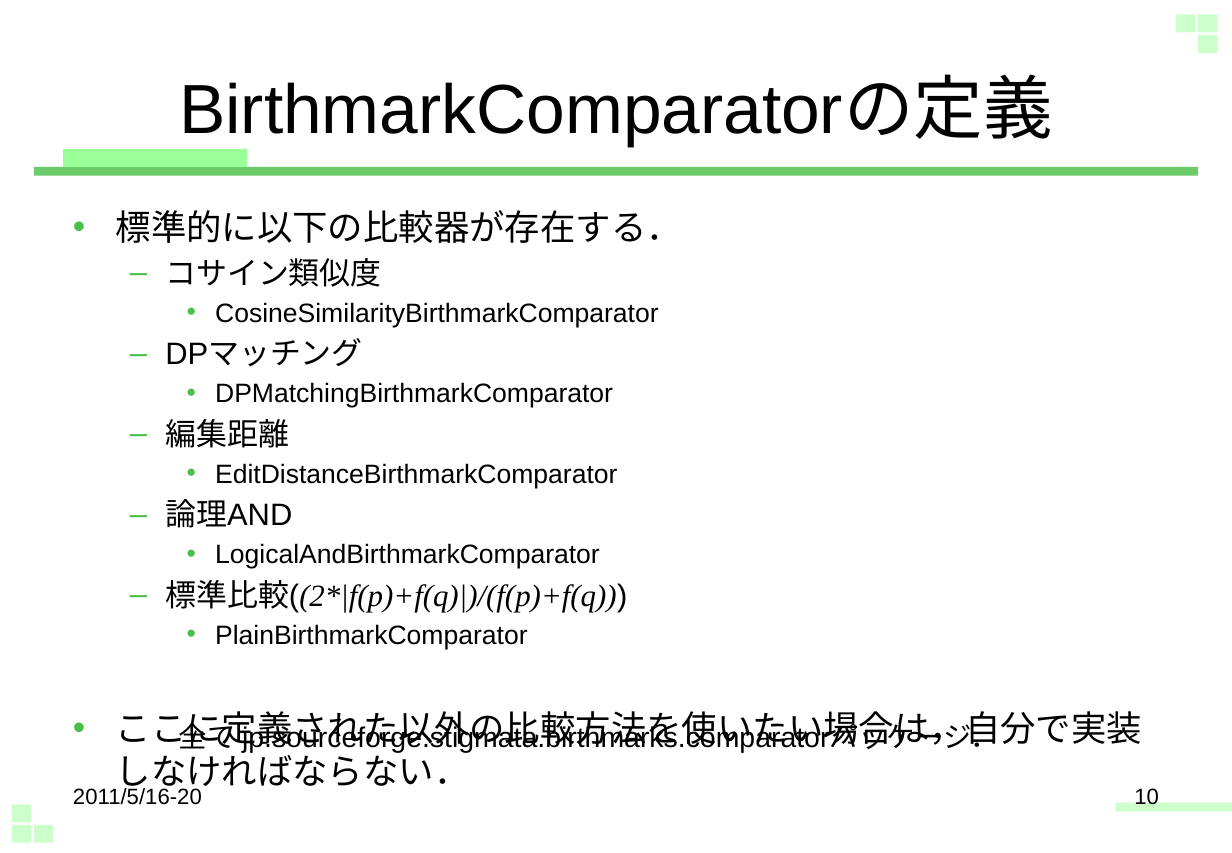
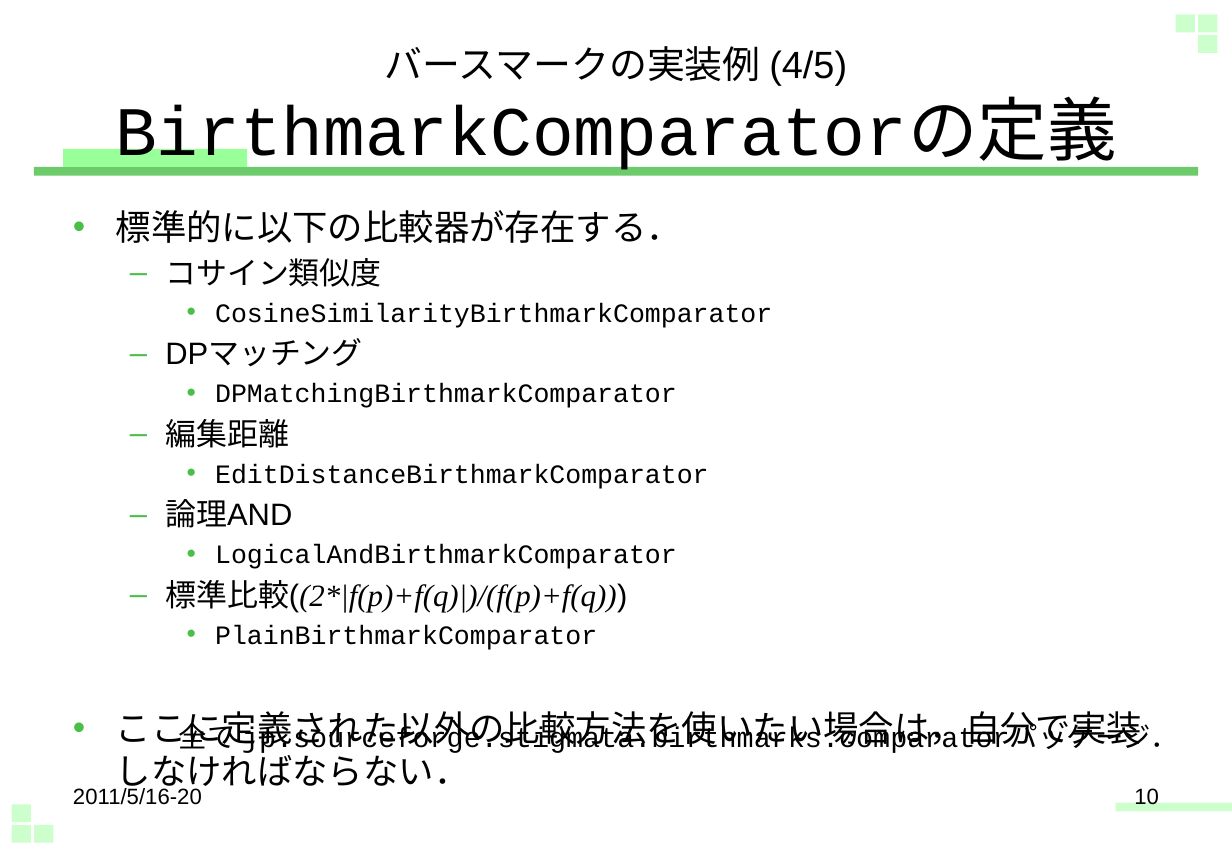
Before and after one commit to zz-fork-repository/jp-stigmata-core, a slide deck: slide 10 of src/docs/extends_stigmata.pptx. Drawn at 1232x853 pixels with LibreOffice and Linux fonts; fonts in the diff are those of the drawing. Boxes give left, top, right and bottom in pixels: in the first picture for what was removed or moved away, otherwise in the second. Text is boxed around its words. In the diff, an @@ line names an element or a change of style, - is before the commit and + after.

```diff
--- a/src/docs/extends_stigmata.pptx
+++ b/src/docs/extends_stigmata.pptx
@@ title at <box>115,46,1117,175</box>: text changed; font Arial to Courier New @@
-BirthmarkComparatorの定義
+バースマークの実装例 (4/5)
+BirthmarkComparatorの定義
@@ text at <box>215,303,772,650</box>: font Arial to Courier New in "CosineSimilarityBirthmarkComparator", "DPMatchingBirthmarkComparator", "EditDistanceBirthmarkComparator", "LogicalAndBirthmarkComparator" and 1 more places @@
@@ text "全て jp.sourceforge.stigmata.birthmarks.comparatorパッケージ．" at <box>179,718,1179,753</box>: font Arial to Courier New in "jp.sourceforge.stigmata.birthmarks.comparatorパッケージ．" @@
```
Also in this commit, not shown: 7 other slides changed, 3 slides added, 2 other files.
